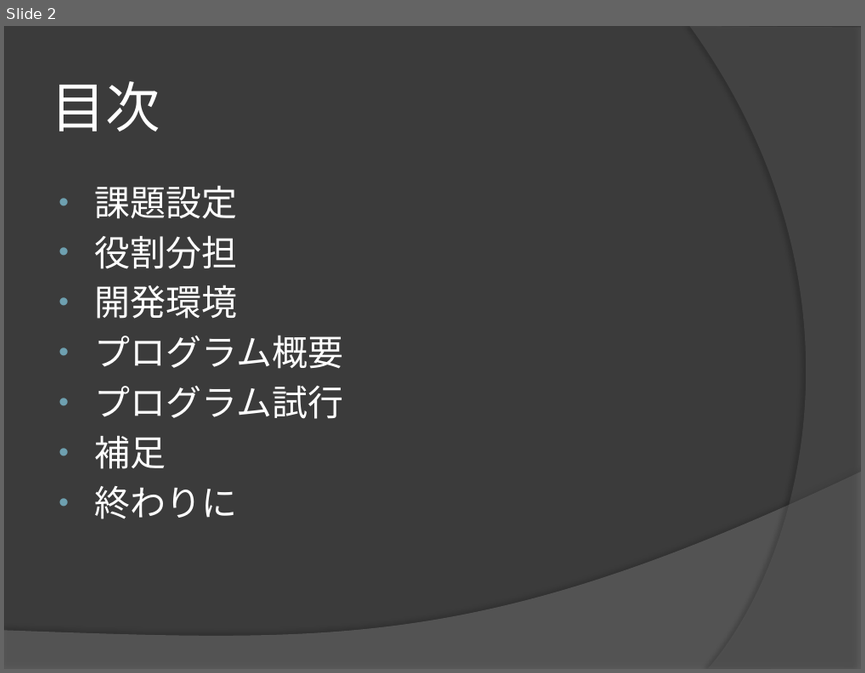
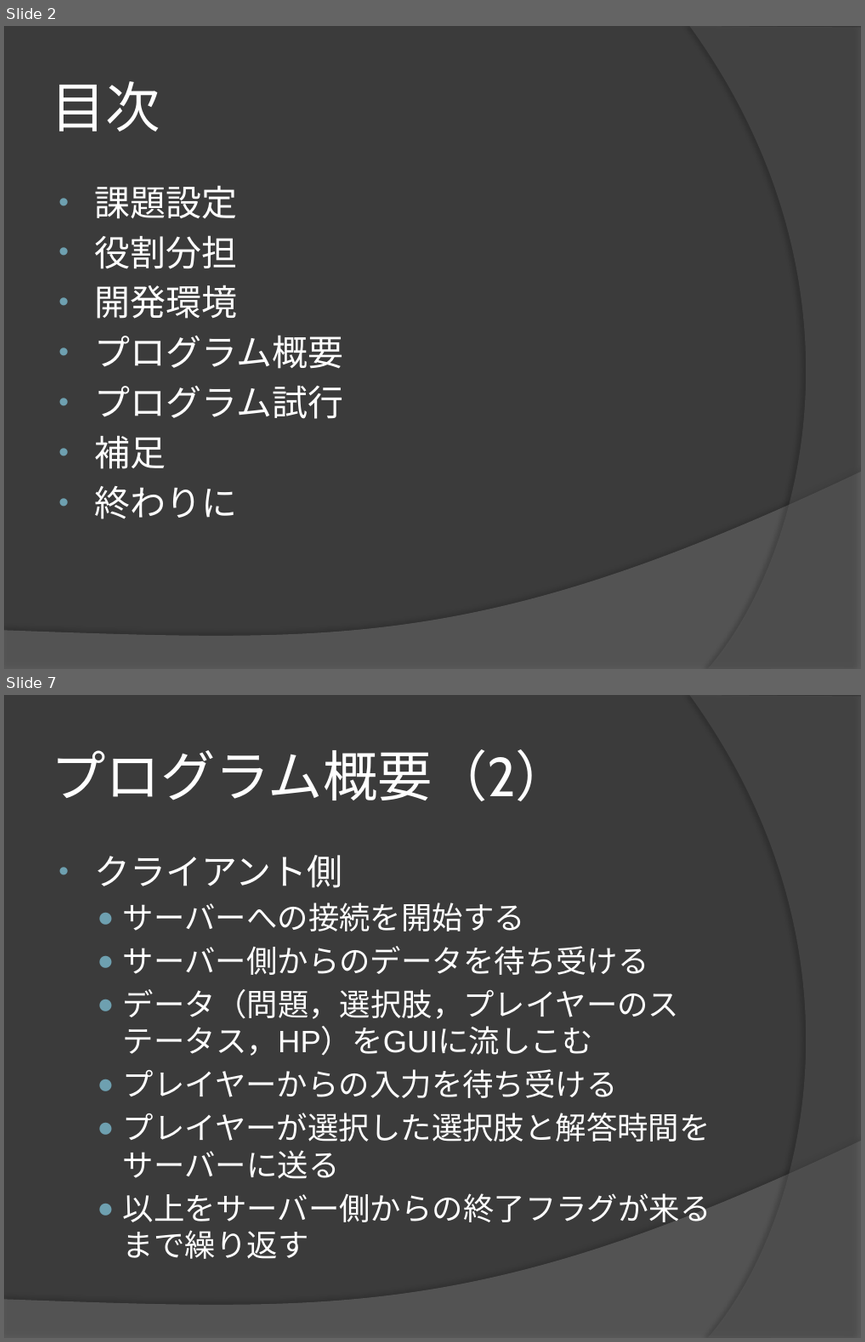
Before and after one commit to ymurota/SoftwareApp, a slide deck: SoftwarePP.pptx. Shown one above the other, each under a label of ours: slide 2 before the commit, slides 2 and 7 after it; the slides between them are not shown. The pictures are 865x673 and 865x1342 pixels, drawn with LibreOffice and Linux fonts; fonts in the diff are those of the drawing. Boxes give left, top, right and bottom in pixels: in the first picture for what was removed or moved away, otherwise in the second. Text is boxed around its words. In the diff, an @@ line names an element or a change of style, - is before the commit and + after.

```diff
--- a/SoftwarePP.pptx
+++ b/SoftwarePP.pptx
@@ slide 7 added at (4,695,861,1338), background #3B3B3B; not listed: 2 template elements that a slide beside it also shows @@
@@ title added at (51,749,570,801), 46 pt, text #FFFFFF @@
+プログラム概要（2）
@@ text added at (95,855,711,1259), 26 pt, text #FFFFFF @@
+• クライアント側
+  ● サーバーへの接続を開始する
+  ● サーバー側からのデータを待ち受ける
+  ● データ（問題，選択肢，プレイヤーのステータス，HP）をGUIに流しこむ
+  ● プレイヤーからの入力を待ち受ける
+  ● プレイヤーが選択した選択肢と解答時間をサーバーに送る
+  ● 以上をサーバー側からの終了フラグが来るまで繰り返す
```
Also in this commit, not shown: 7 slides changed.
